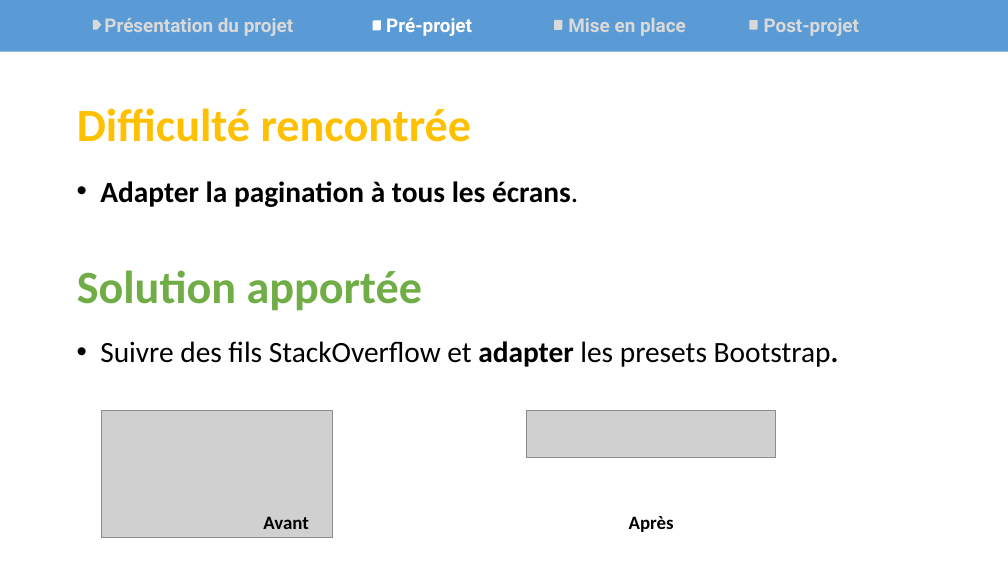
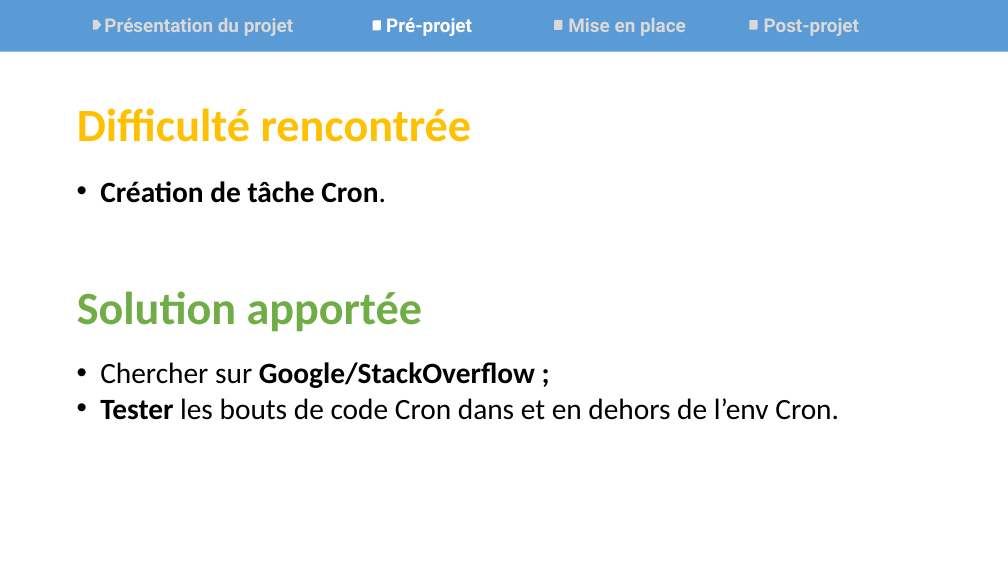
Before and after one commit to Synkied/OC_Projet-10, a slide deck: slide 10 of livrables/Projet10_Purbeurre_Nutellove.pptx (slide 9 before the commit). Drawn at 1008x567 pixels with LibreOffice and Linux fonts; fonts in the diff are those of the drawing; grey boxes stand for pictures. Boxes give left, top, right and bottom in pixels: in the first picture for what was removed or moved away, otherwise in the second. Text is boxed around its words. In the diff, an @@ line names an element or a change of style, - is before the commit and + after.

```diff
--- a/livrables/Projet10_Purbeurre_Nutellove.pptx
+++ b/livrables/Projet10_Purbeurre_Nutellove.pptx
@@ text at bbox=[100, 181, 386, 203]: text changed @@
-• Adapter la pagination à tous les écrans.
+• Création de tâche Cron.
@@ text "Solution apportée": place and size @@
-text "Solution apportée" at bbox=[77, 270, 422, 311]
+text "Solution apportée" at bbox=[77, 291, 422, 332]
@@ text at bbox=[100, 362, 839, 420]: text changed @@
-• Suivre des fils StackOverflow et adapter les presets Bootstrap.
+• Chercher sur Google/StackOverflow ;
+• Tester les bouts de code Cron dans et en dehors de l’env Cron.
@@ picture removed at bbox=[101, 411, 332, 538] @@
@@ picture removed at bbox=[526, 411, 776, 458] @@
@@ text removed at bbox=[263, 516, 308, 529] @@
-Avant
@@ text removed at bbox=[629, 516, 674, 532] @@
-Après
```
Also in this commit, not shown: 2 other slides changed, 1 slide added, 1 slide removed, 16 other files.
